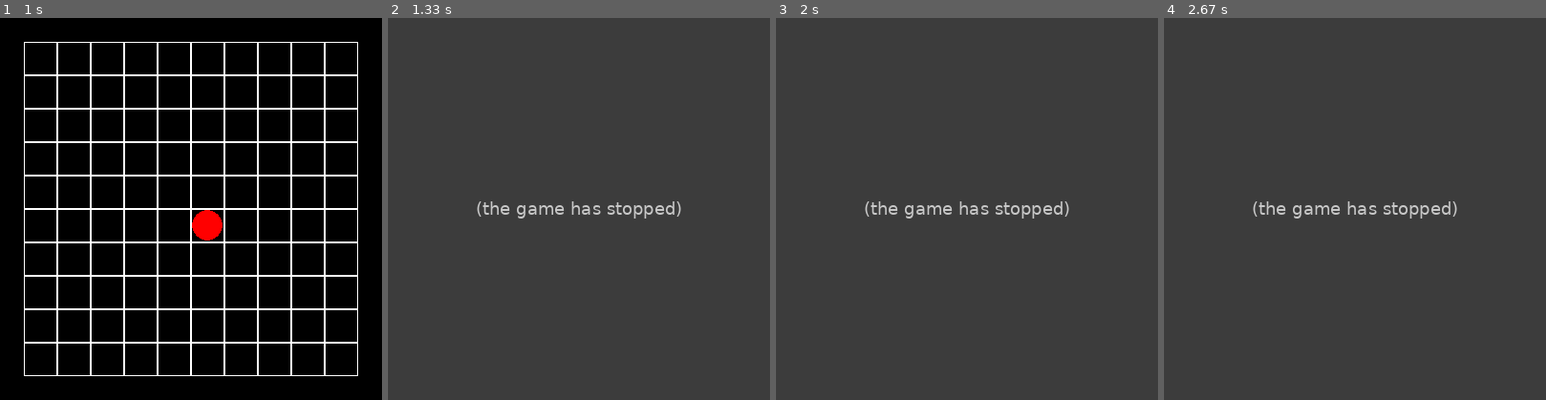
Above: before the commit, frames 1-4 (left to right).
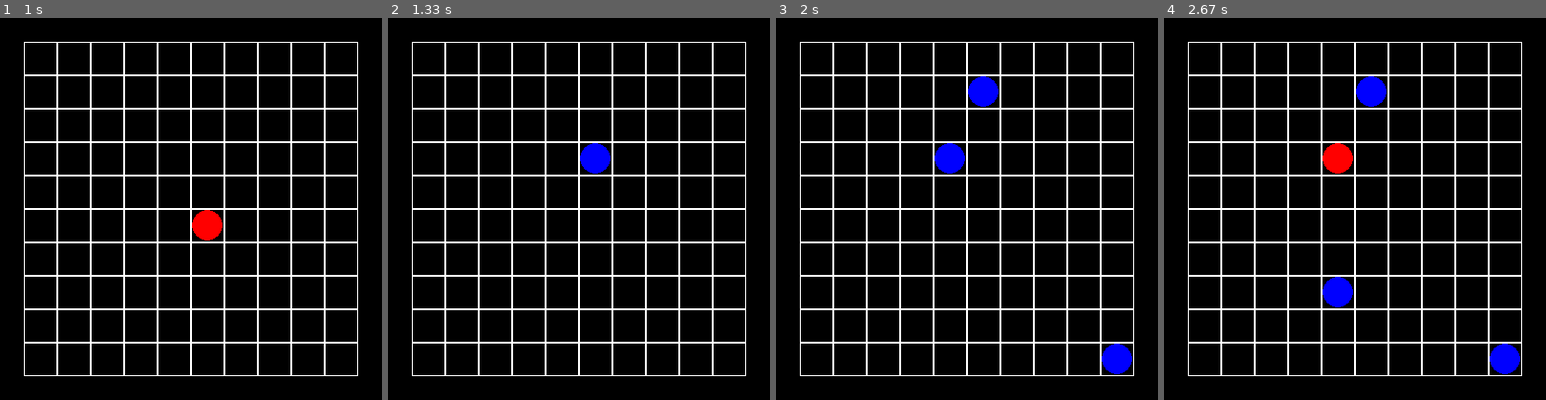
Above: after the commit, the same moments.

Repository: KirillCodeCreator/pygame_tasks
Game: pygame game, started from PyGame4/polilines.py
Two runs of this game, one before a commit and one after it. Both use one fixed random seed, a clock stepped at 60 frames per second and the inputs below.
Inputs (mouse positions are in pixels of both pictures, inside the frame that each line leads up to):
- Up to frame 1 (1 s): click (191, 209) at 0.38 s; click (191, 231) at 0.72 s
- Up to frame 2 (1.33 s): click (460, 151) at 1.05 s
- Up to frame 3 (2 s): click (1104, 342) at 1.45 s; click (974, 79) at 1.75 s
- Up to frame 4 (2.67 s): click (1335, 308) at 2.08 s; click (1343, 144) at 2.42 s

Frame 1 is identical in both runs. In frame 2, 100% of the frame differs, in the area x 0-100%, y 0-100%; in frame 3, 100%; in frame 4, 100%.
Error before the commit: IndexError: list index out of range (polilines.py line 128); the game stopped at 1.05 s (later frames are placeholders)

Commit message:
доделаны полилинии

Diff:
--- a/PyGame4/polilines.py
+++ b/PyGame4/polilines.py
@@ -83,189 +83,82 @@
             if cell[2][0] == col and cell[2][1] == row:
                 return cell[1]
 
-
 class WaveAlgoritm:
     def __init__(self, board):
-        self.old = list()
         self.w = len(board[0])
         self.h = len(board)
-        self.map = self.read_map(board)
-        self.wayMap = [[0 for j in range(len(board[0]))] for i in range(len(board[0]))]
+        self.px = [0] * self.w * self.h
+        self.py = [0] * self.h * self.w
+        self.wall = -1
+        self.blank = -2
+        self.len = 0
+        self.grid = self.create_map(board)
         self.clock = pygame.time.Clock()
 
-    def read_map(self, board):
+    def create_map(self, board):
         map = [[0 for j in range(self.w)] for i in range(self.h)]
-        for row in range(0, len(board)):
-            for col in range(0, len(board[0])):
-                if board[row][col] != 1:
-                    map[row][col] = 0
+        for y in range(0, self.h):
+            for x in range(0, self.w):
+                if board[y][x] != 1:
+                    map[y][x] = self.blank
                 else:
-                    map[row][col] = 1
+                    map[y][x] = self.wall
         return map
 
-    def FindWave(self, x1, y1, x2, y2):
-        add = True
-        cMap = [[0 for j in range(self.w)] for i in range(self.h)]
-        x = y = step = 0
-        for y in range (self.h):
-            for x in range (self.w):
-                if self.map[y][x] == 1:
-                    cMap[y][x] = -2; #индикатор стены
-                else:
-                    cMap[y][x] = -1; #индикатор еще не ступали сюда
-        cMap[y2][x2] = 0 #Начинаем с финиша
-        while add == True:
-            add = False
-            for y in range(self.h):
-                for x in range(self.w):
-                    if cMap[x][y] == step: #Ставим значение шага+1 в соседние ячейки (если они проходимы)
-                        if y - 1 >= 0 and cMap[x - 1][y] != -2 and cMap[x - 1][y] == -1:
-                            cMap[x - 1][y] = step + 1
-                        if x - 1 >= 0 and cMap[x][y - 1] != -2 and cMap[x][y - 1] == -1:
-                            cMap[x][y - 1] = step + 1
-                        if y + 1 < self.w and cMap[x + 1][y] != -2 and cMap[x + 1][y] == -1:
-                            cMap[x + 1][y] = step + 1
-                        if x + 1 < self.h and cMap[x][y + 1] != -2 and cMap[x][y + 1] == -1:
-                            cMap[x][y + 1] = step + 1
-            step += 1
-            add = True
-            if cMap[y1][x1] != -1: #решение найдено
-                add = False
-            if step > self.w * self.h: #решение не найдено
-                add = False
-
-class PathAlgoritm:
-
-    def __init__(self, board):
-        self.old = list()
-        self.board = board
-        self.path = list()
-        self.clock = pygame.time.Clock()
-        self.step = 0
-        self.max_step = len(board) * len(board[0])
-
-    def get_path(self, start, to):
-        self.step += 1
-        if self.step > self.max_step:  # решение не найдено
-            return False
-        print(F'add to path {start}')
-        self.path.append(start)
-        self.old.append(start)
-        neighbours = self.get_neighbours(start)
-        if len(neighbours) == 0:
-            print(F'clear path')
-            return False
-        if to in neighbours:
-            self.path.append(to)
-            print(F'get path')
-            x, y = to
-            return True
-        else:
-            for cell in neighbours:
-                x, y = cell
-                if self.board[y][x] == 0 and self.get_path(cell, to):
-                    return True
-        print(F'clear path')
-        return False
-
-    def get_neighbours(self, cell):
-        x, y = cell
+    def get_neighbours(self, y, x, value):
         possible_neighbours = [
-            (x - 1, y),
-            (x + 1, y),
-            (x, y - 1),
-            (x, y + 1)
+            (y, x - 1),
+            (y, x + 1),
+            (y - 1, x),
+            (y + 1, x)
         ]
         real_neighbours = []
         for cell in possible_neighbours:
-            if 0 <= cell[0] < len(self.board):
-                if 0 <= cell[1] < len(self.board[0]):
-                    if cell in self.old:
-                        continue
+            iy, ix = cell
+            if 0 <= iy < self.h and 0 <= ix < self.w and self.grid[iy][ix] == value:
                     real_neighbours.append(cell)
         return real_neighbours
 
-class PathAlgoritm2:
-
-    def __init__(self, board):
-        self.old = list()
-        self.w = len(board[0])
-        self.h = len(board)
-        self.map = self.read_map(board)
-        self.path = list()
-        self.clock = pygame.time.Clock()
-        self.step = 0
-        self.max_step = len(board) * len(board[0])
-        print('========start===============')
-
-    def read_map(self, board):
-        map = [[0 for j in range(self.h)] for i in range(self.w)]
-        for row in range(0, self.h):
-            for col in range(0, self.w):
-                if board[row][col] != 1:
-                    map[row][col] = 0
-                else:
-                    map[row][col] = 1
-        return map
-
-    def get_path(self, start, to):
-        if self.step == 0:
-            print(f"from {start} to {to}")
-        else:
-            self.path.append(start)
-            print(F'add to path {start}')
-        if self.step > self.max_step:  # решение не найдено
+    def find_wave(self, ax, ay, bx, by):
+        dx = [1, 0, -1, 0]   #смещения, соответствующие соседям ячейки
+        dy = [0, 1, 0, -1];   #справа, снизу, слева и сверху
+        stop = False
+
+        if self.grid[ay][ax] == self.wall or self.grid[by][bx] == self.wall: #ячейка (ax, ay) или (bx, by) - стена
             return False
-        self.step += 1
-        self.old.append(start)
-        if start == to: #прибыли в точку назначения
-            print('finish')
-            return True
-        x = y = -1
-        if start[0] - to[0] == 0 and start[1] - to[1] > 0: # на одной оси x и вверх по y
-            x, y = (start[0] , start[1] - 1)
-        elif start[0] - to[0] == 0 and start[1] - to[1] < 0: # на одной оси x и вниз по y
-            x, y = (start[0] , start[1] + 1)
-        elif start[1] - to[1] == 0 and start[0] - to[0] > 0:
-            x, y = (start[0] - 1, start[1])
-        elif start[1] - to[1] == 0 and start[0] - to[0] < 0:
-            x, y = (start[0] + 1, start[1])
-
-        if x != -1 and y != -1 and self.map[y][x] == 0:
-            if self.get_path((x, y), to):
-                return True
-        else:
-            neighbours = self.get_neighbours(start)
-            if len(neighbours) == 0:
-                print('not found neighbours')
-                return False
-            print(F'found neighbours {neighbours}')
-            for cell in neighbours:
-                x, y = cell
-                if self.map[y][x] == 0 and self.get_path(cell, to):
-                    return True
-                    print(F'found next path point {cell}')
-            return False
-
-    def get_neighbours(self, cell):
-        x, y = cell
-        possible_neighbours = [
-            (x - 1, y),
-            (x + 1, y),
-            (x, y - 1),
-            (x, y + 1)
-        ]
-        if possible_neighbours in self.old:
-            for i in possible_neighbours:
-                self.old.remove(i)
-        real_neighbours = []
-        for cell in possible_neighbours:
-            if 0 <= cell[0] < self.w:
-                if 0 <= cell[1] < self.h:
-                    if cell in self.old or self.map[cell[1]][cell[0]] == 1:
-                        continue
-                    real_neighbours.append(cell)
-        return real_neighbours
+        step = 0
+        self.grid[ay][ax] = step #стартовая ячейка помечена 0
+        while stop == False and self.grid[by][bx] == self.blank:
+            stop = True #предполагаем, что все свободные клетки уже помечены
+            for y in range(0, self.h):
+                for x in range(0, self.w):
+                    if self.grid[y][x] == step:    #ячейка (x, y) помечена числом d
+                        neighbours = self.get_neighbours(y, x, self.blank)
+                        for cell in neighbours:  # проходим по всем непомеченным соседям
+                            iy, ix = cell
+                            stop = False #найдены непомеченные клетки
+                            self.grid[iy][ix] = step + 1 #распространяем волну
+            step += 1
+        if self.grid[by][bx] == self.blank:
+            return False #путь не найден
+        self.len = self.grid[by][bx] #длина кратчайшего пути из(ax, ay) в (bx, by)
+        x = bx
+        y = by
+        d = self.len
+        while d > 0:
+            self.px[d] = x
+            self.py[d] = y
+            d -= 1
+            neighbours = self.get_neighbours(y, x, d)
+            for cell in neighbours:  # проходим по всем непомеченным соседям
+                iy, ix = cell
+                if self.grid[iy][ix] == d:
+                    x = ix
+                    y = iy #переходим в ячейку, которая на 1 ближе к старту
+                    break
+        self.px[0] = ax
+        self.py[0] = ay #теперь px[0..len] и py[0..len] - координаты ячеек пути
+        return True
 
 class Lines(Board):
     red_circle_col = -1
@@ -277,7 +170,7 @@
         self.points = list()
         self.prev_point = None
         self.clock = pygame.time.Clock()
-        self.fps = 2
+        self.fps = 4
 
     def is_red_circle(self, row, col):
         return self.active_cells[row][col] == 2
@@ -345,12 +238,14 @@
 
     def has_path(self, x1, y1, x2, y2):
         alg = WaveAlgoritm(self.active_cells)
-        alg.FindWave(x1, y1, x2, y2)
-        #alg = PathAlgoritm2(self.active_cells)
-        #if alg.get_path((x1, y1), (x2, y2)):
-            #return alg.path
-        #else:
-            #return None
+        if alg.find_wave(x1, y1, x2, y2):
+            points = list()
+            for i in range(1, alg.len):
+                points.append((alg.px[i], alg.py[i]))
+            points.append((x2, y2))
+            return points
+        else:
+            return None
 
     def render(self, screen):
         black_color = pygame.Color(BLACK)
@@ -367,8 +262,6 @@
                 pygame.draw.circle(screen, blue_color, cell_data[0].center, 16)
             elif self.active_cells[row][col] == 2:
                 pygame.draw.circle(screen, red_color, cell_data[0].center, 16)
-            elif self.active_cells[row][col] == 8:
-                pygame.draw.circle(screen, white_color, cell_data[0].center, 16)
             pygame.draw.rect(screen, white_color, cell_data[0], 1)
         pygame.display.update()
 
